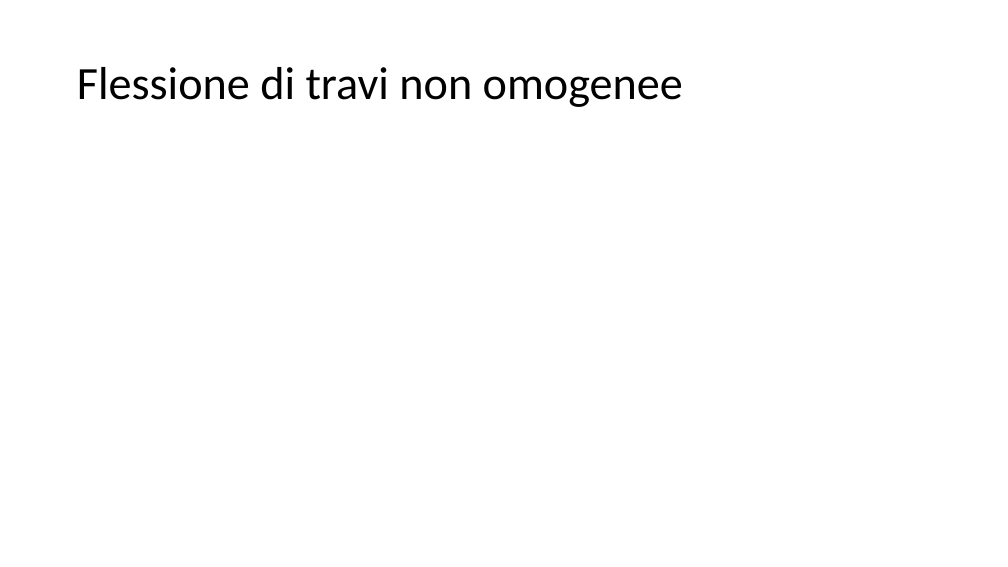
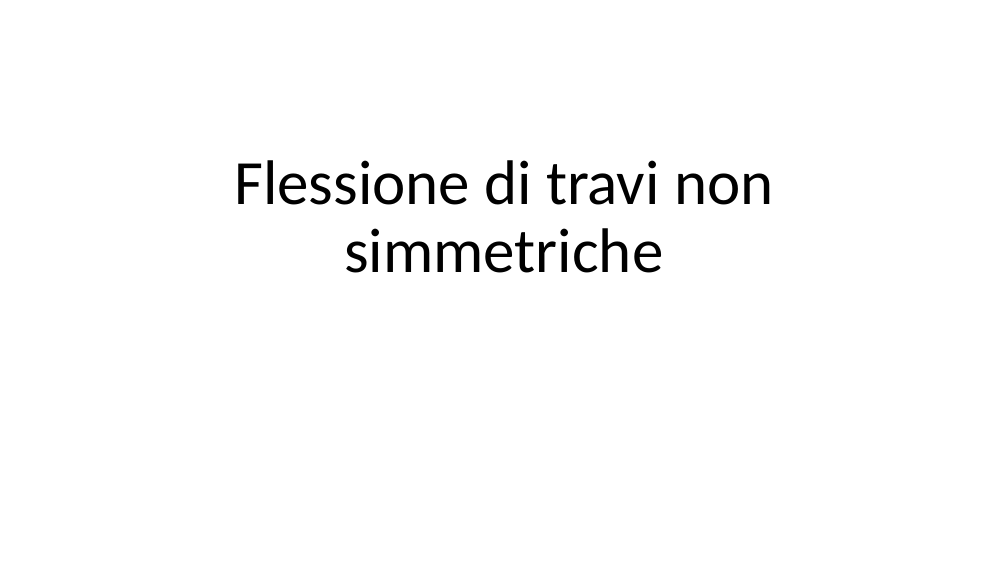
Before and after one commit to giuseppetomassetti/SdC, a slide deck: slide 1 of lezioni/H 10 flessione di sezioni non simmetriche.pptx (slide 7 before the commit). Drawn at 1008x567 pixels with LibreOffice and Linux fonts; fonts in the diff are those of the drawing. Boxes give left, top, right and bottom in pixels: in the first picture for what was removed or moved away, otherwise in the second. Text is boxed around its words. In the diff, an @@ line names an element or a change of style, - is before the commit and + after.

```diff
--- a/lezioni/H 10 flessione di sezioni non simmetriche.pptx
+++ b/lezioni/H 10 flessione di sezioni non simmetriche.pptx
@@ title "Flessione di travi non simmetriche" at box(234, 160, 773, 273): vertical alignment middle to bottom @@
@@ title at box(234, 160, 773, 273): text changed; size 44 to 60 pt @@
-Flessione di travi non omogenee
+Flessione di travi non simmetriche
```
Also in this commit, not shown: 2 slides removed, 3 other files.
